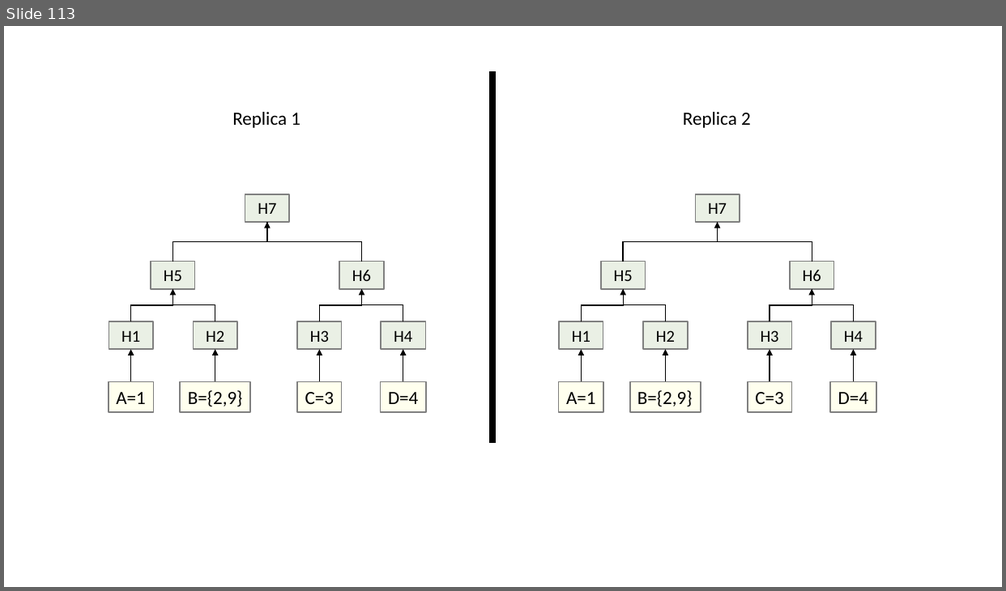
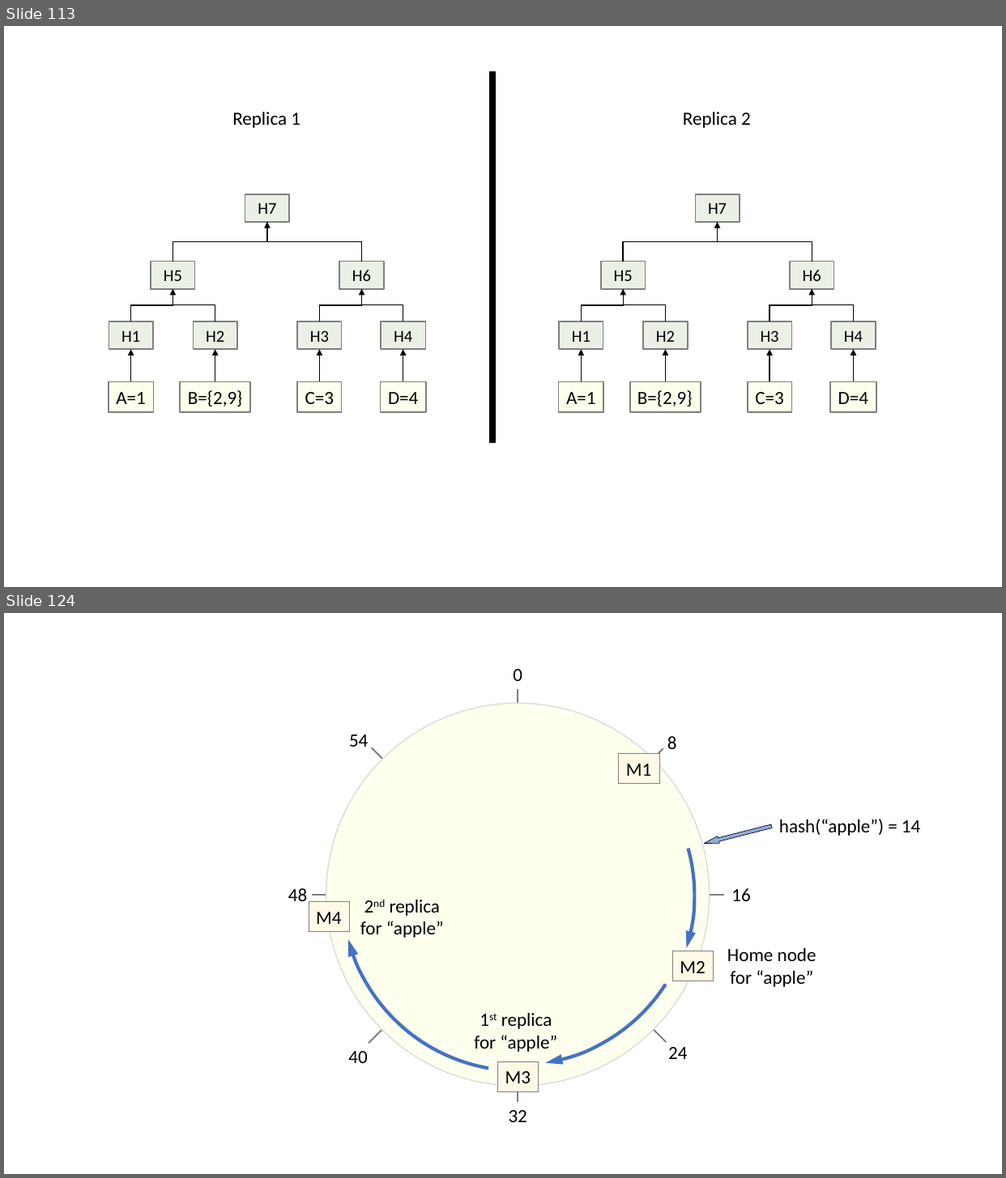
Before and after one commit to ChrisWhealy/DistributedSystemNotes, a slide deck: img/Diagrams.pptx. Shown one above the other, each under a label of ours: slide 113 before the commit, slides 113 and 124 after it; the slides between them are not shown. The pictures are 1006x591 and 1006x1178 pixels, drawn with LibreOffice and Linux fonts; fonts in the diff are those of the drawing. Boxes give left, top, right and bottom in pixels: in the first picture for what was removed or moved away, otherwise in the second. Text is boxed around its words. In the diff, an @@ line names an element or a change of style, - is before the commit and + after.

Commit message:
Add lecture 19

```diff
--- a/img/Diagrams.pptx
+++ b/img/Diagrams.pptx
@@ slide 124 added at [4, 613, 1002, 1174], background #FFFFFF @@
@@ text added at [513, 669, 522, 681], 18 pt, text #000000 @@
+0
@@ ellipse added at [326, 703, 710, 1086], fill #FFFFEE, outline #D9D9D9 1 pt @@
@@ line added from (518, 689) to (518, 1102), #808080 1.5 pt @@
@@ arc (boxed as its full ellipse) added at [340, 712, 693, 1065], outline #4472C4 3.25 pt @@
@@ arc (boxed as its full ellipse) added at [341, 719, 694, 1072], outline #4472C4 3.25 pt @@
@@ arc (boxed as its full ellipse) added at [343, 717, 696, 1071], outline #4472C4 3.25 pt @@
@@ text added at [349, 735, 368, 747], 18 pt, text #000000 @@
+54
@@ line added from (663, 748) to (368, 1043), #808080 1.5 pt @@
@@ line added from (372, 747) to (667, 1043), #808080 1.5 pt @@
@@ rectangle added at [619, 754, 660, 784], fill #FFF9E6, outline #808080 0.75 pt, 18 pt, text #000000 @@
+M1
@@ text added at [667, 736, 677, 749], 18 pt, text #000000 @@
+8
@@ right arrow added at [703, 822, 773, 847], fill #8FAADC, outline #000000 0.5 pt @@
@@ text added at [779, 819, 920, 836], 18 pt, text #000000 @@
+hash(“apple”) = 14
@@ text added at [288, 888, 307, 901], 18 pt, text #000000 @@
+48
@@ rectangle added at [309, 902, 350, 932], fill #FFF9E6, outline #808080 0.75 pt, 18 pt, text #000000 @@
+M4
@@ line added from (312, 895) to (724, 895), #808080 1.5 pt @@
@@ text added at [360, 900, 444, 938], 18 pt, text #000000 @@
+2nd replica
+for “apple”
@@ text added at [731, 888, 750, 901], 18 pt, text #000000 @@
+16
@@ rectangle added at [672, 952, 714, 982], fill #FFF9E6, outline #808080 0.75 pt, 18 pt, text #000000 @@
+M2
@@ text added at [727, 948, 816, 987], 18 pt, text #000000 @@
+Home node
+for “apple”
@@ text added at [474, 1013, 557, 1052], 18 pt, text #000000 @@
+1st replica
+for “apple”
@@ text added at [668, 1047, 687, 1059], 18 pt, text #000000 @@
+24
@@ text added at [348, 1051, 367, 1063], 18 pt, text #000000 @@
+40
@@ rectangle added at [498, 1063, 539, 1093], fill #FFF9E6, outline #808080 0.75 pt, 18 pt, text #000000 @@
+M3
@@ text added at [509, 1110, 527, 1122], 18 pt, text #000000 @@
+32
```
Also in this commit, not shown: 12 other slides added, 24 other files.
